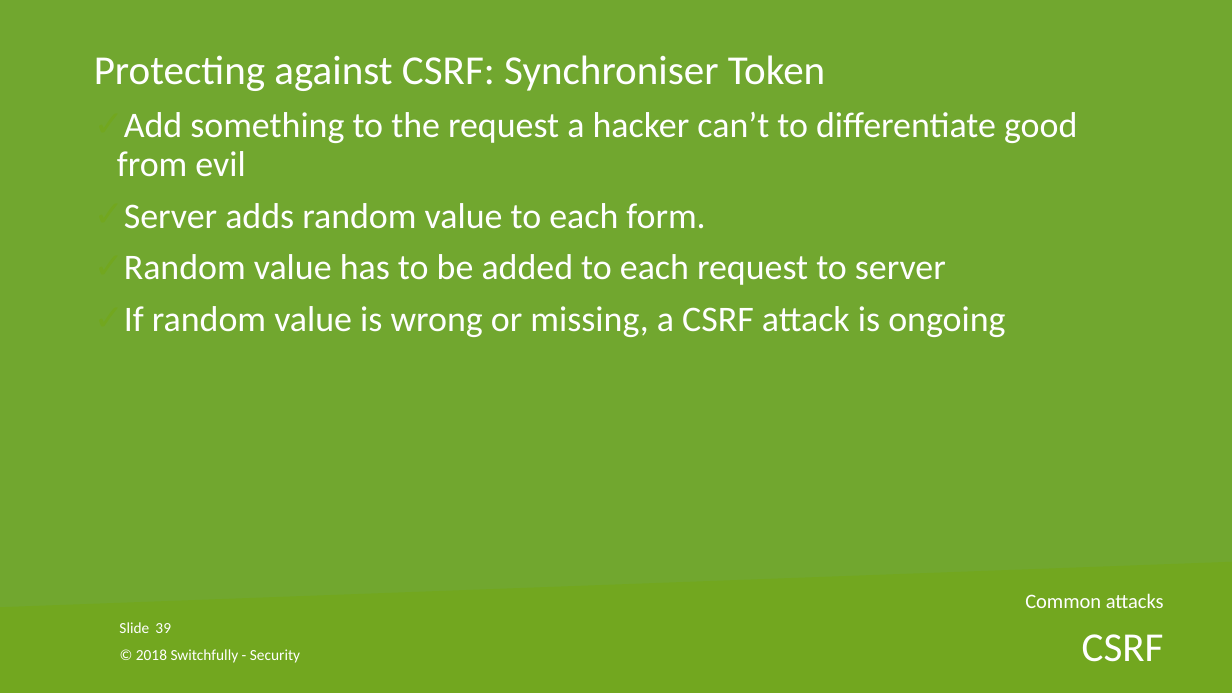
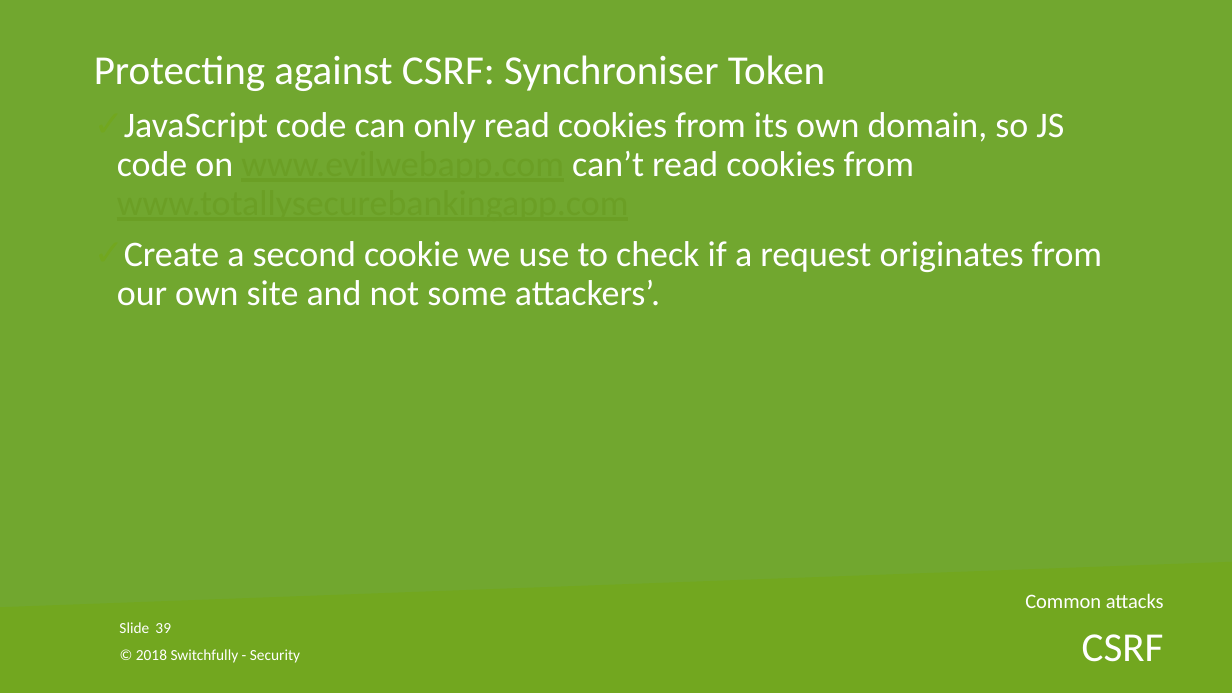
Before and after one commit to nielsjani/switchfully-security, a slide deck: slide 39 of powerpoint/switchfully-security@Cegeka.pptx. Drawn at 1232x693 pixels with LibreOffice and Linux fonts; fonts in the diff are those of the drawing; background and template pictures are left out. Boxes give left, top, right and bottom in pixels: in the first picture for what was removed or moved away, otherwise in the second. Text is boxed around its words. In the diff, an @@ line names an element or a change of style, - is before the commit and + after.

Commit message:
added fir story to powerpoint + fixed csrf

```diff
--- a/powerpoint/switchfully-security@Cegeka.pptx
+++ b/powerpoint/switchfully-security@Cegeka.pptx
@@ text at (x1=117, y1=112, x2=1103, y2=306): text changed @@
-✓ Add something to the request a hacker can’t to differentiate good from evil
-✓ Server adds random value to each form.
-✓ Random value has to be added to each request to server
-✓ If random value is wrong or missing, a CSRF attack is ongoing
+✓ JavaScript code can only read cookies from its own domain, so JS code on www.evilwebapp.com can’t read cookies from www.totallysecurebankingapp.com
+✓ Create a second cookie we use to check if a request originates from our own site and not some attackers’.
```
Also in this commit, not shown: 1 other slide changed, 4 slides added, 1 slide removed.
